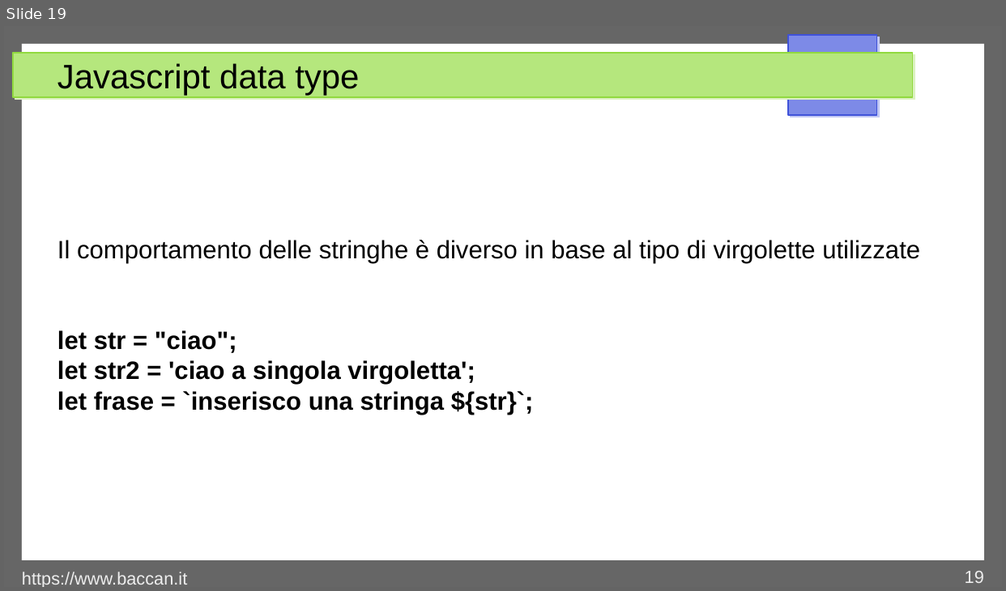
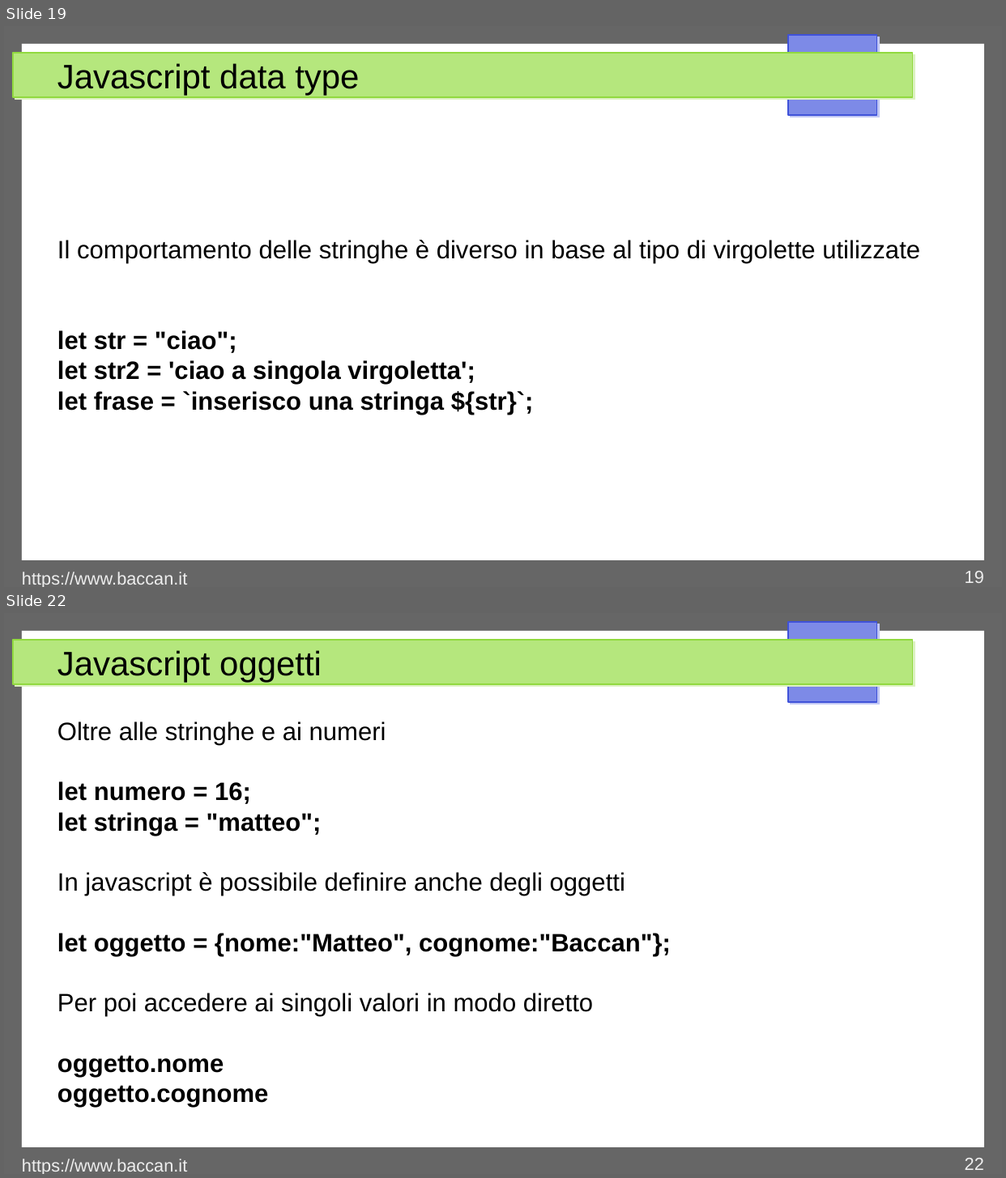
Before and after one commit to matteobaccan/CorsoJavascript, a slide deck: Chapter_Javascript.odp. Shown one above the other, each under a label of ours: slide 19 before the commit, slides 19 and 22 after it; the slides between them are not shown. The pictures are 1006x591 and 1006x1178 pixels, drawn with LibreOffice and Linux fonts; fonts in the diff are those of the drawing. Boxes give left, top, right and bottom in pixels: in the first picture for what was removed or moved away, otherwise in the second. Text is boxed around its words. In the diff, an @@ line names an element or a change of style, - is before the commit and + after.

```diff
--- a/Chapter_Javascript.odp
+++ b/Chapter_Javascript.odp
@@ slide 22 added at [4,613,1002,1174], background #FFFFFF; not listed: 4 template elements that a slide beside it also shows @@
@@ title added at [57,650,322,682], 27 pt, text #000000 @@
+Javascript oggetti
@@ text added at [57,722,671,1107], 20 pt, text #000000 @@
+Oltre alle stringhe e ai numeri
+let numero = 16;
+let stringa = "matteo";
+In javascript è possibile definire anche degli oggetti
+let oggetto = {nome:"Matteo", cognome:"Baccan"};
+Per poi accedere ai singoli valori in modo diretto
+oggetto.nome
+oggetto.cognome
@@ text added at [22,1159,187,1174], 14 pt, text #EEEEEE @@
+https://www.baccan.it
@@ page number added at [965,1158,984,1170], 14 pt, text #EEEEEE @@
+22
```
Also in this commit, not shown: 1 slide changed, 5 other slides added.
